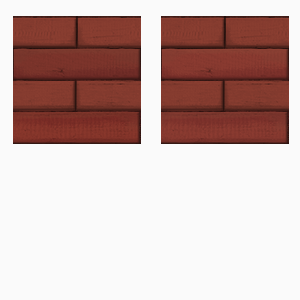
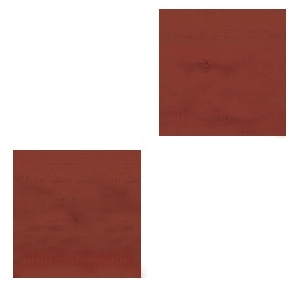
Layers edited between the first and the second 300 × 300 image:
added layer "Слой 22" above "Слой 18" over (150, 0, 286, 144)
added layer "Слой 18" above "Слой 10" over (4, 137, 147, 283)
hid "Слой 10" over (161, 16, 289, 144)
hid "Слой 9" over (13, 16, 141, 144)
hid "Слой 1" over (0, 0, 300, 300)
